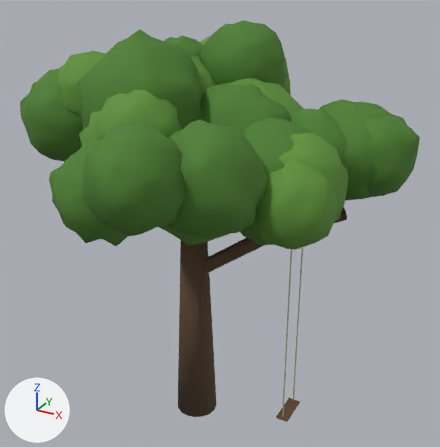
The glTF model portfolio/public/hub/models/tree_swing.glb, before and after one commit.
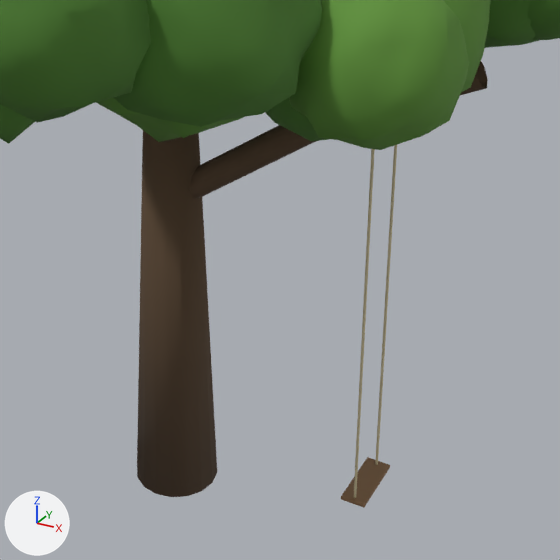
There are two pictures of each version: one whole from a 50 mm camera at (7.17, -11.71, 11.54) aimed at (0.47, 0.47, 5.45), one close up on the part from 25% to 87% of the width and 40% to 100% of the height. The lights are fixed; the arrows at lower left show +X, +Y and +Z. The older version's two pictures come first. Where no turn or scale is listed for an object, it has been applied to the vertices. Vertices at exactly the same position are counted once.

Names of what the first close-up shows: 'branch0', 'leaf11', 'leaf12', 'leaf21', 'leaf22', 'leaf23', 'leaf5', 'leaf7', 'leaf9', 'rope-1', 'rope1', 'seat', 'trunk' and 1 more.
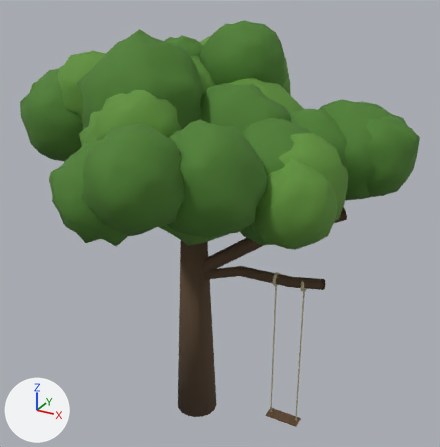
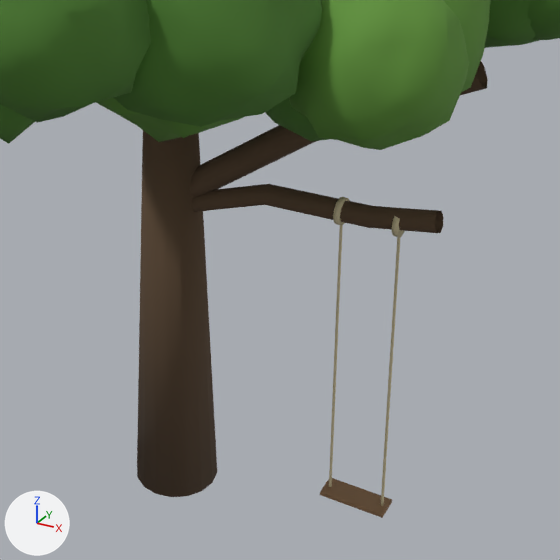
Boxes (x1, y1, x2, y2) around the edits, measured in the close-ups (560 x 560 px; the box of a moved part takes in the faces that stretch with it):
```json
{"object": "limb", "change": "added", "after": [191, 184, 443, 233], "on screen": "brown"}
{"object": "seat", "change": "reshaped, moved", "before": [341, 457, 390, 508], "after": [320, 478, 392, 518], "on screen": "46% wider, 21% shorter"}
{"object": "rope-1", "change": "moved, rescaled", "before": [354, 149, 375, 498], "after": [329, 225, 343, 487]}
{"object": "rope1", "change": "moved, rescaled", "before": [375, 145, 397, 465], "after": [381, 237, 400, 506]}
{"object": "knot-1", "change": "added", "after": [333, 197, 350, 225]}
{"object": "knot1", "change": "added", "after": [392, 216, 405, 237]}
{"part": 3, "of": "me_cube", "change": "moved or reshaped", "before": [342, 458, 389, 496], "after": [321, 478, 390, 499]}
{"part": 4, "of": "me_cube", "change": "moved or reshaped", "before": [341, 465, 390, 508], "after": [320, 492, 392, 518]}
```

Edits to the scene script, one JSON object a line:
```json
{"block": "me_rope1", "where": "# used by ob_rope1; location = (0.0, 0.0, 0.0)"}
{"op": "remove", "block": "me_rope1", "code": "me_rope1.from_pydata(...)  # 16 vertices, 16 faces; spans x 2.58..2.62, y 0.65..0.69, z 0.65..5.85"}
{"op": "add", "block": "me_rope1", "code": "me_rope1.from_pydata(...)  # 16 vertices, 16 faces; spans x 2.93..2.97, y -0.02..0.02, z 0.65..4.48"}
{"block": "me_rope1", "change": "me_rope1 part 1: the whole mesh is scaled about its middle by (1, 1, 0.737), then moved by (0.35, -0.67, -0.68)"}
{"block": "me_rope_1", "where": "# used by ob_rope_1; location = (0.0, 0.0, 0.0)"}
{"op": "remove", "block": "me_rope_1", "code": "me_rope_1.from_pydata(...)  # 16 vertices, 16 faces; spans x 2.58..2.62, y -0.05..-0.01, z 0.65..5.85"}
{"op": "add", "block": "me_rope_1", "code": "me_rope_1.from_pydata(...)  # 16 vertices, 16 faces; spans x 2.23..2.27, y -0.02..0.02, z 0.65..4.48"}
{"block": "me_rope_1", "change": "me_rope_1 part 2: the whole mesh is scaled about its middle by (1, 1, 0.737), then moved by (-0.35, 0.03, -0.68)"}
{"block": "me_cube", "where": "# used by ob_seat; location = (2.6, 0.32, 0.62)"}
{"op": "remove", "block": "me_cube", "code": "me_cube.from_pydata(...)  # 56 vertices, 108 faces; spans x -0.16..0.16, y -0.425..0.425, z -0.025..0.025"}
{"op": "add", "block": "me_cube", "code": "me_cube.from_pydata(...)  # 56 vertices, 108 faces; spans x -0.425..0.425, y -0.16..0.16, z -0.025..0.025"}
{"block": "me_cube", "change": "me_cube part 3: all 14 vertices in x 0.15..0.16, y 0.415..0.425, z -0.025..0.025 are moved by (0.265, -0.265, 0.0)"}
{"block": "me_cube", "change": "me_cube part 4: all 14 vertices in x 0.15..0.16, y -0.425..-0.415, z -0.025..0.025 are moved by (0.265, 0.265, 0.0)"}
{"block": "me_cube", "change": "other edits to the shape of me_cube do not show in these pictures"}
{"op": "add", "block": "me_limb", "code": ["me_limb = bpy.data.meshes.new('limb')", "me_limb.from_pydata(...)  # 32 vertices, 48 faces; spans x 0.16..3.42, y -0.13..0.13, z 4.03..4.88", "me_limb.materials.append(mat_bark)  # brown #5a4632"]}
{"op": "add", "block": "me_cylinder", "code": ["me_cylinder = bpy.data.meshes.new('Cylinder')", "me_cylinder.from_pydata(...)  # a 12-sided cylinder along x spanning x -0.035..0.035, y -0.16..0.16, z -0.16..0.16", "me_cylinder.materials.append(mat_rope)  # beige #cbbf9a"]}
{"op": "set", "path": "ob_seat.location", "old": "(2.6, 0.32, 0.62)", "new": "(2.6, 0.0, 0.62)"}
{"op": "add", "block": "ob_limb", "code": ["ob_limb = bpy.data.objects.new('limb', me_limb)", "ob_limb.location = (0.0, 0.0, 0.0)"]}
{"op": "add", "block": "ob_knot_1", "code": ["ob_knot_1 = bpy.data.objects.new('knot-1', me_cylinder)", "ob_knot_1.location = (2.25, 0.0, 4.58)"]}
{"op": "add", "block": "ob_knot1", "code": ["ob_knot1 = bpy.data.objects.new('knot1', me_cylinder.copy())", "ob_knot1.location = (2.95, 0.0, 4.62)"]}
```
